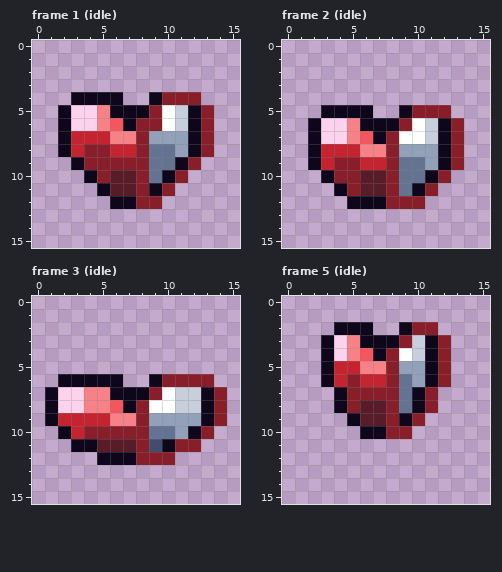
Two states of a pixel-art file, core/assets/ase/fx_heart.ase. Above is the file before it was changed.
16x16 pixels, 5 frames. Shown: frame 1 (idle), frame 2 (idle), frame 3 (idle), frame 5 (idle). The commit also changed other frames, which this record leaves out.
The same view after the edit:
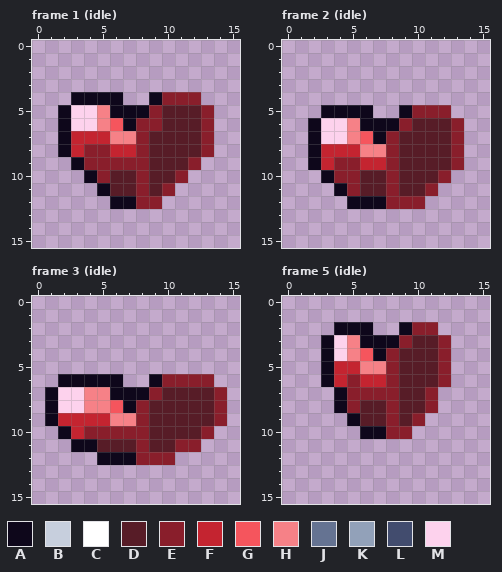
Palette (. is transparent): A #0e071b  B #c7cfdd  C #ffffff  D #571c27  E #891e2b  F #c42430  G #f5555d  H #f68187  J #657392  K #92a1b9  L #424c6e  M #fdd2ed
The exact change:
Frame 1 (idle), layer "half":
y 5..6: x 10..12 CBA -> DDD
y 7: x 9..12 KKKA -> DDDD
y 8: x 9..12 JJKA -> DDDD
y 9: x 9..11 JJA -> DDD
y 10: x 9..10 JA -> DD
y 11: x 9 A -> D
Frame 2 (idle), layer "half":
y 6: x 10..12 CBA -> DDD
y 7: x 9..12 CCBA -> DDDD
y 8: x 9..12 KKKA -> DDDD
y 9: x 9..12 JJKA -> DDDD
y 10: x 9..11 JJA -> DDD
y 11: x 9..10 JA -> DD
Frame 3 (idle), layer "half":
y 7: x 10..13 CBBA -> DDDD
y 8: x 9..13 CCBBA -> DDDDD
y 9: x 9..13 KKKKA -> DDDDD
y 10: x 9..12 JJKA -> DDDD
y 11: x 9..10 LA -> DD
Frame 5 (idle), layer "half":
y 3: x 10..11 BA -> DD
y 4: x 9..11 CBA -> DDD
y 5: x 9..11 KKA -> DDD
y 6: x 9..11 JKA -> DDD
y 7..8: x 9..10 JA -> DD
y 9: x 9 A -> D
Boxes around the changes in both pictures, in picture pixels (x1, y1, x2, y2):
changed: (149, 105, 201, 196)
changed: (399, 118, 451, 196)
changed: (149, 387, 214, 452)
changed: (399, 335, 438, 426)
